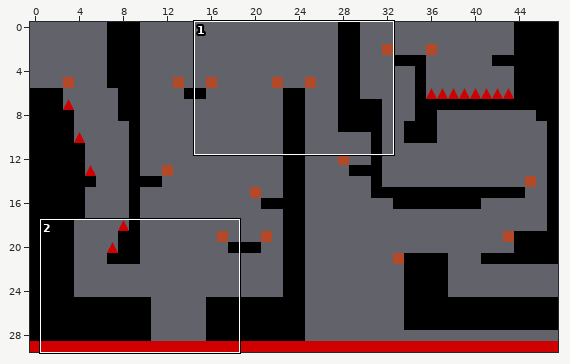
A Tiled map gets an edit: maps/level_05.tmx. The picture above shows the old version from afar; the outline marks the close-up.
Close-up. As it was:
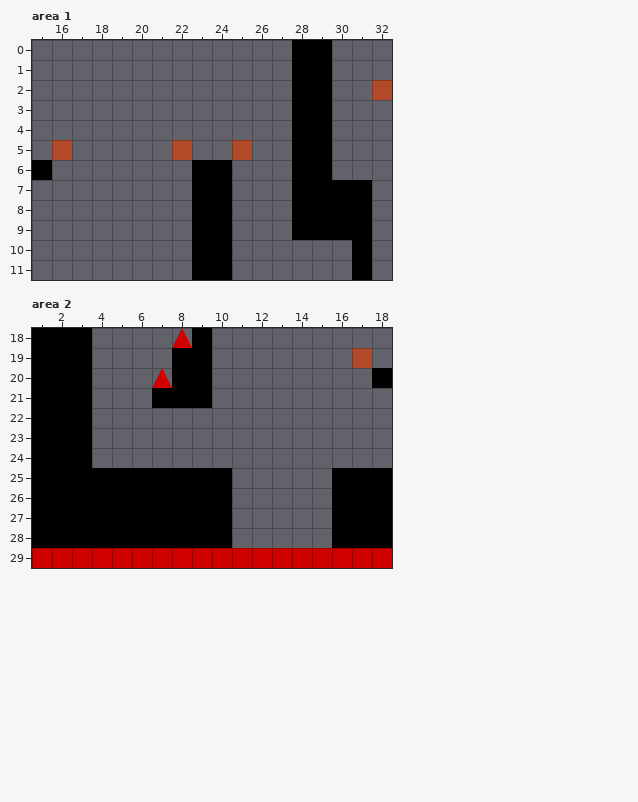
Cells are 64x64 px. Shown: area 1 x 15..32, y 0..11; area 2 x 1..18, y 18..29. The commit also changed other parts of the map, which this record leaves out.
Once edited:
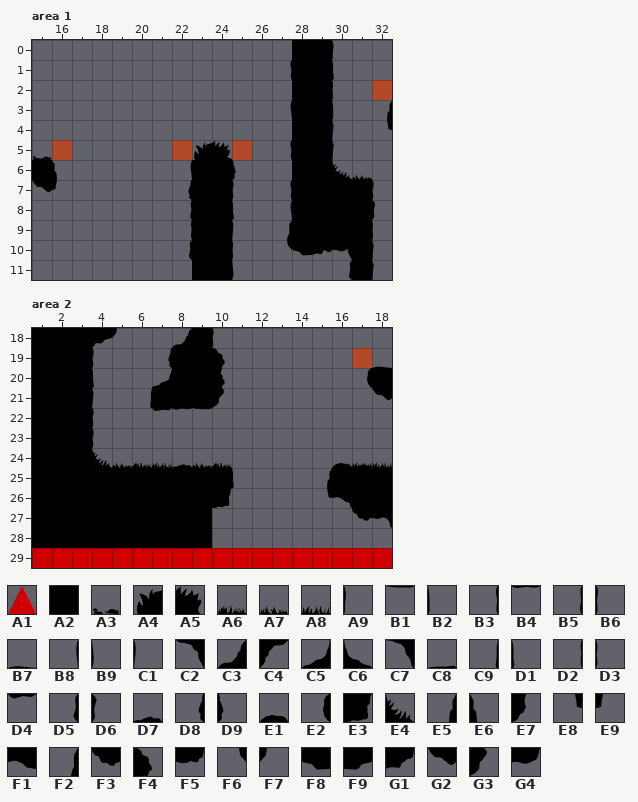
Key: from "tileset": A1 45, A2 78, A3 120, A4 121, A5 122, A6 156, A7 157, A8 158, A9 159 turned 90, B1 160 flipped up-down, B2 160 turned 90, B3 161 flipped on the diagonal, B4 161 flipped up-down, B5 161 turned 270, B6 161 turned 90, B7 162, B8 162 flipped on the diagonal, B9 162 flipped on the other diagonal, C1 162 turned 90, C2 193 turned 270, C3 194, C4 194 turned 180, C5 195, C6 195 flipped left-right, C7 195 turned 270, C8 197, C9 197 flipped on the diagonal, D1 197 turned 90, D2 198 turned 270, D3 198 turned 90, D4 199 flipped up-down, D5 199 turned 270, D6 199 turned 90, D7 200, D8 200 flipped on the diagonal, D9 200 turned 90, E1 201, E2 201 turned 270, E3 231 turned 180, E4 232 flipped left-right, E5 273, E6 273 flipped left-right, E7 277 flipped on the diagonal, E8 311, E9 311 flipped left-right, F1 312, F2 349, F3 352, F4 352 flipped on the diagonal, F5 353, F6 387, F7 387 flipped left-right, F8 388, F9 388 flipped left-right, G1 389, G2 428, G3 428 turned 270, G4 429.
__ is an empty cell.
Objects are placed by their top-left corner, in cells (3,4 is the top-left corner of cell 3,4); size is 1x1 cell unless given.
Tiles replaced or removed in this view: A2.
The exact change:
Changed rows in their new state; .. is an unchanged cell.
Layer "layer_decos1", area 1:
first column x 15:
 0 .. .. .. .. .. .. .. .. .. .. .. .. .. .. .. A9 .. ..
 1 .. .. .. .. .. .. .. .. .. .. .. .. B3 .. .. D1 .. ..
 2 .. .. .. .. .. .. .. .. .. .. .. .. .. .. .. D3 .. ..
 3 .. .. .. .. .. .. .. .. .. .. .. .. B8 .. .. B2 .. E5
 4 .. .. .. .. .. .. .. .. .. .. .. .. .. .. .. C1 .. E8
 5 B7 .. .. .. .. .. .. .. .. C8 .. .. B3 .. .. A9 .. ..
 6 .. E6 .. .. .. .. .. B8 .. .. D9 .. .. .. .. C6 C8 ..
 7 G2 E9 .. .. .. .. .. D8 .. .. B6 .. B3 .. .. .. .. B6
 8 .. .. .. .. .. .. .. B5 .. .. D1 .. B8 .. .. .. .. D6
 9 .. .. .. .. .. .. .. D2 .. .. C1 .. F2 .. .. .. .. D3
10 .. .. .. .. .. .. .. D5 .. .. D3 .. F6 F8 G2 G4 .. A9
11 .. .. .. .. .. .. .. .. .. .. B9 .. .. .. .. D5 .. A9
Layer "layer_decos2", area 1:
first column x 15:
 5 A3 .. .. .. .. .. .. .. A4 A5 .. .. .. .. .. .. ..
 6 .. .. .. .. .. .. .. .. .. .. .. .. .. .. .. E4 A7
first column x 29:
10 G1 C2
Layer "layer_platforms", area 2:
first column x 10:
26 __ .. .. .. .. .. __ .. ..
27 __ .. .. .. .. .. __ __ __
28 __ .. .. .. .. .. __ __ __
Layer "layer_decos1", area 2:
first column x 4:
18 F9 F7 .. .. .. .. .. .. .. .. .. .. .. .. ..
19 .. .. .. D8 .. .. F4 .. .. .. .. .. .. .. B7
20 .. .. .. .. .. .. F4 .. .. .. .. .. .. E2 ..
21 .. .. C9 .. .. .. G3 .. .. .. .. .. .. .. G2
22 .. .. .. D4 B4 B1 .. .. .. .. .. .. .. .. ..
24 .. .. .. .. .. .. .. .. .. .. .. .. E1 D7 ..
25 .. .. .. .. .. .. .. .. .. .. .. E5 .. .. ..
26 .. .. .. .. .. .. .. .. .. .. .. E8 F1 .. ..
27 .. .. .. .. .. .. .. .. .. .. .. .. .. F3 F5
Layer "layer_decos2", area 2:
first column x 4:
18 C4 .. .. .. C3 .. B6 .. .. .. .. .. .. .. ..
19 B6 .. .. .. .. .. .. .. .. .. .. .. .. .. ..
20 D1 .. .. C5 .. .. E7 .. .. .. .. .. .. .. ..
21 C1 .. .. .. .. .. B6 .. .. .. .. .. .. .. ..
22 B6 .. .. .. .. .. .. .. .. .. .. .. .. .. ..
23 B6 .. .. .. .. .. .. .. .. .. .. .. .. .. ..
24 E4 A7 A6 A8 D7 A7 A6 .. .. .. .. .. .. A8 A8
25 .. .. .. .. .. .. .. D1 .. .. .. .. .. .. ..
26 .. .. .. .. .. .. E3 .. .. .. .. .. C7 .. ..
27 .. .. .. .. .. .. .. .. .. .. .. .. .. .. C7
Layer "Pics" (now hidden), area 2:
removed: A1 at 8,18
removed: A1 at 7,20
Changed places in both close-ups, as pixel boxes (x1, y1, x2, y2):
added: (287, 40, 392, 280)
added: (32, 156, 57, 193)
added: (188, 140, 236, 280)
changed: (92, 328, 234, 548)
added: (367, 366, 392, 401)
changed: (327, 462, 392, 548)
